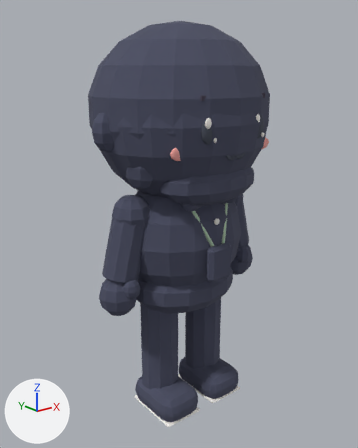
Before and after pictures for a commit that changed the glTF model out/avatars/av_umar.glb.
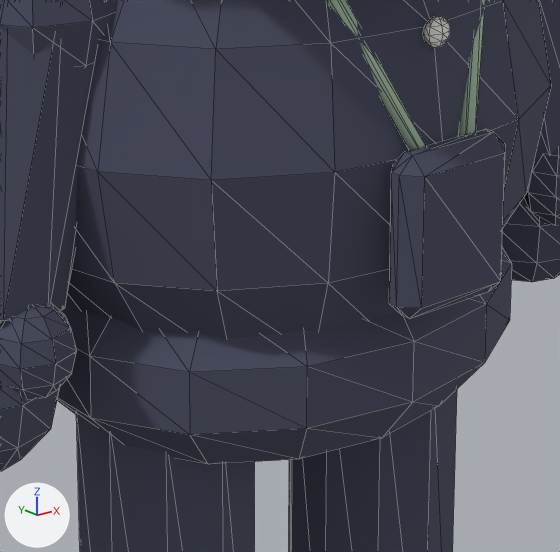
Each version appears first whole from a 50 mm camera at (-1.009, -1.243, 1.151) aimed at (-0.003, 0.014, 0.648), and next in a close-up on the part from 35% to 68% of the width and 48% to 74% of the height. Every picture has the same lights, and +X, +Y and +Z are marked at lower left. The older version's two pictures come first. The close-ups show mesh edges as thin lines. Where no turn or scale is listed for an object, it has been applied to the vertices. Vertices at exactly the same position are counted once.

Names of what the first close-up shows: 'SM_av_umar_acc_badge', 'SM_av_umar_acc_badge_outline', 'SM_av_umar_arm_l_outline', 'SM_av_umar_arm_r_outline', 'SM_av_umar_hips_outline', 'SM_av_umar_leg_l_outline', 'SM_av_umar_leg_r_outline', 'SM_av_umar_torso', 'SM_av_umar_torso_outline'.
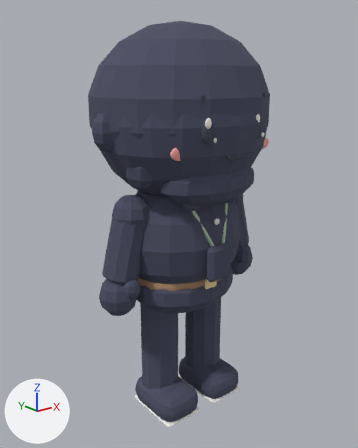
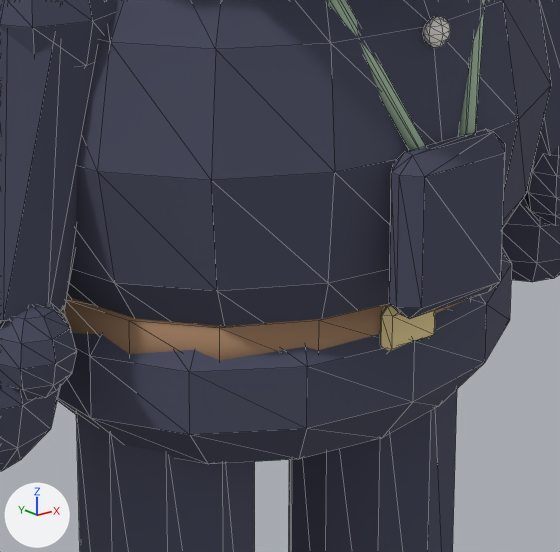
Where the change shows, as pixel boxes (x1, y1, x2, y2) in the close-ups (560 x 552 px):
'SM_av_umar_hips', reshaped (not visible before)
    after: (61, 294, 469, 360)
part 1 of me_sm_av_umar_hips, added (brown)
    after: (61, 294, 469, 360)
part 2 of me_sm_av_umar_hips, added (beige)
    after: (380, 305, 435, 351)

Patch to the scene script:
```diff
--- a/out/avatars/av_umar.glb.py
+++ b/out/avatars/av_umar.glb.py
@@ me_sm_av_umar_hips @@
 # used by ob_sm_av_umar_hips; location = (0.0, 0.0, 0.0)
-me_sm_av_umar_hips.from_pydata(...)  # 86 vertices, 168 faces; spans x -0.181..0.181, y -0.146..0.146, z 0.36..0.54
+me_sm_av_umar_hips.from_pydata(...)  # 142 vertices, 272 faces; spans x -0.185..0.185, y -0.154..0.147, z 0.36..0.54
+# me_sm_av_umar_hips part 1: a new loose piece, a 16-sided cylinder along z spanning x -0.185..0.185, y -0.147..0.147, z 0.468..0.502, in mat_mat_wood_dark (brown #a98466)
+# me_sm_av_umar_hips part 2: a new loose piece of 24 vertices spanning x -0.025..0.025, y -0.154..-0.142, z 0.468..0.502, in mat_mat_butter (beige #f6dfa1)
 me_sm_av_umar_hips.materials.append(mat_mat_wood_dark)
+me_sm_av_umar_hips.materials.append(mat_mat_butter)  # beige #f6dfa1
```
